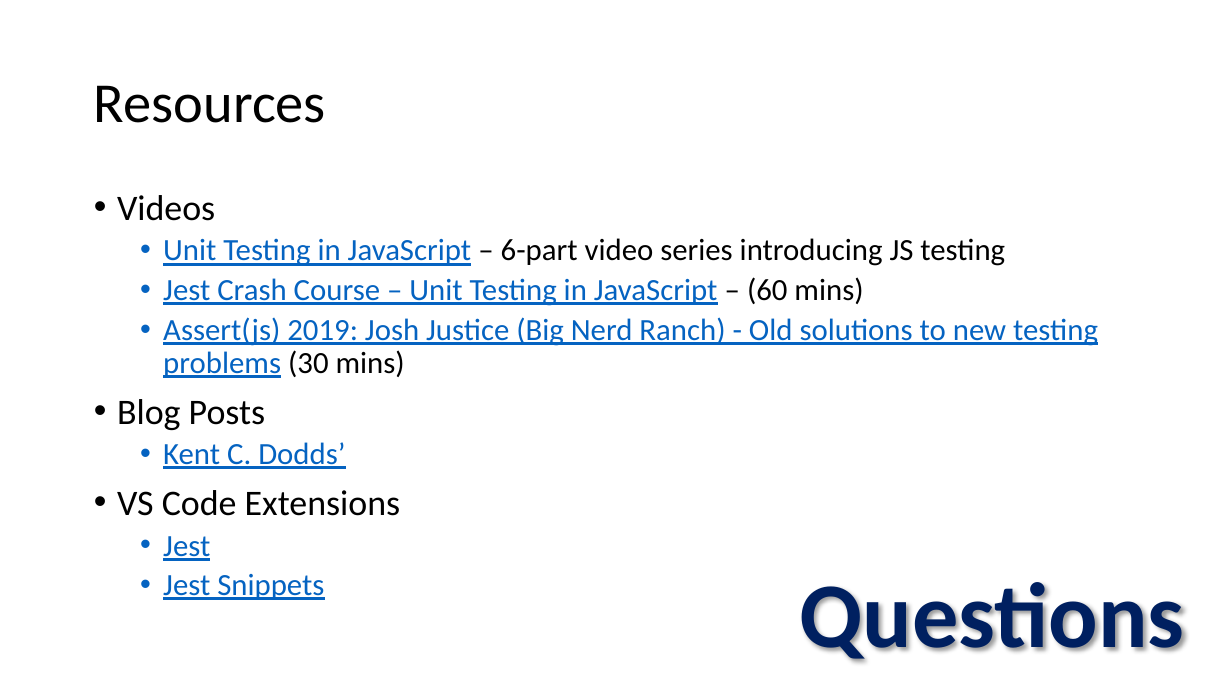
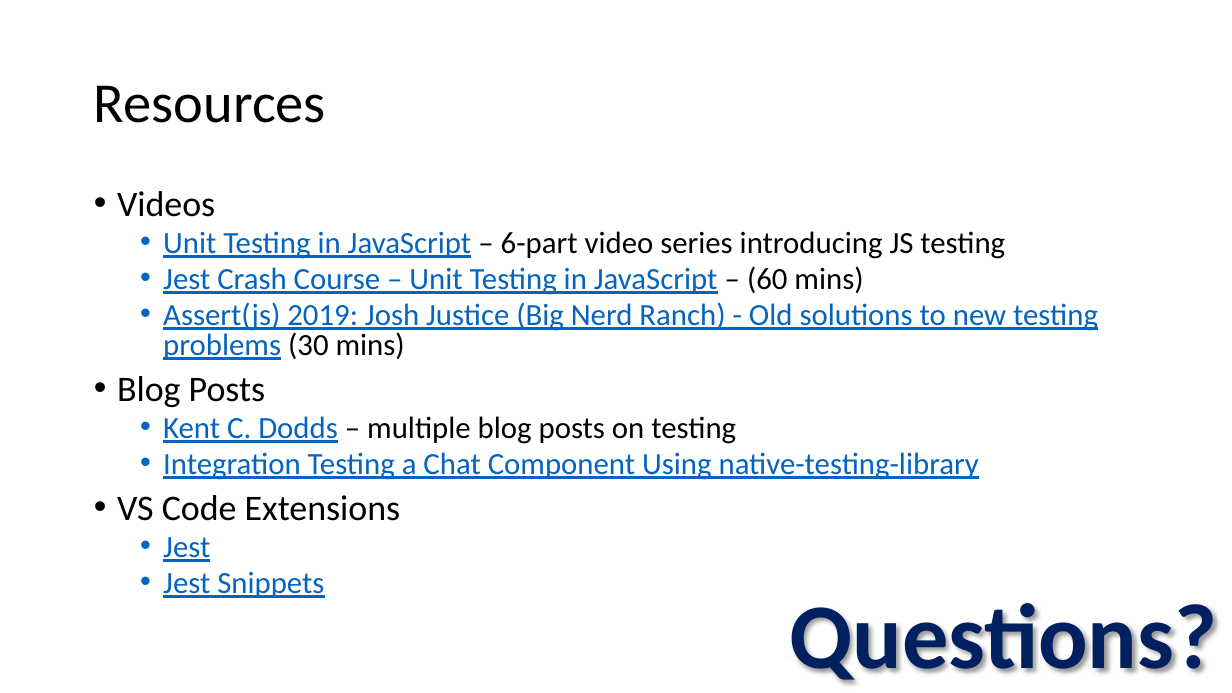
Before and after one commit to reggie3/testing-examples, a slide deck: slide 19 of TestingPresentation.pptx. Drawn at 1232x693 pixels with LibreOffice and Linux fonts; fonts in the diff are those of the drawing. Boxes give left, top, right and bottom in pixels: in the first picture for what was removed or moved away, otherwise in the second. Text is boxed around its words. In the diff, an @@ line names an element or a change of style, - is before the commit and + after.

Commit message:
update slides

```diff
--- a/TestingPresentation.pptx
+++ b/TestingPresentation.pptx
@@ text at (117,191,1098,598): line spacing 0.9 to 0.8 @@
@@ text at (163,416,979,480): text changed @@
-  • Kent C. Dodds’
+  • Kent C. Dodds – multiple blog posts on testing
+  • Integration Testing a Chat Component Using native-testing-library
@@ text at (789,603,1217,684): text changed @@
-Questions
+Questions?
```
